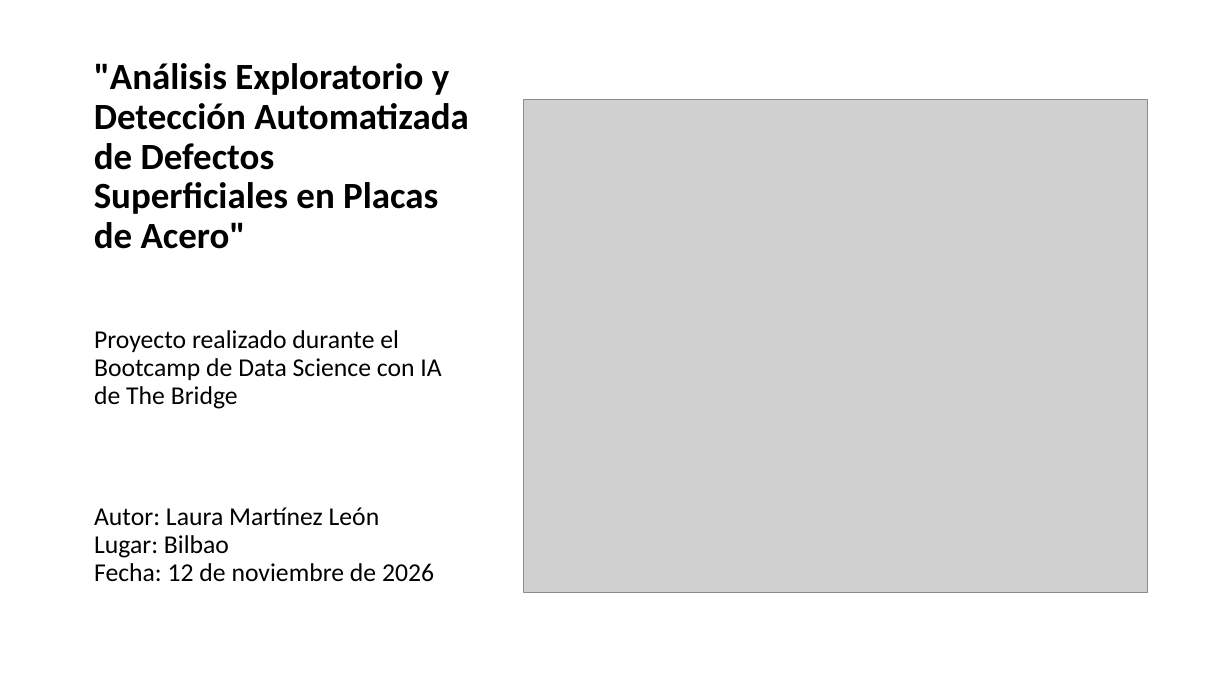
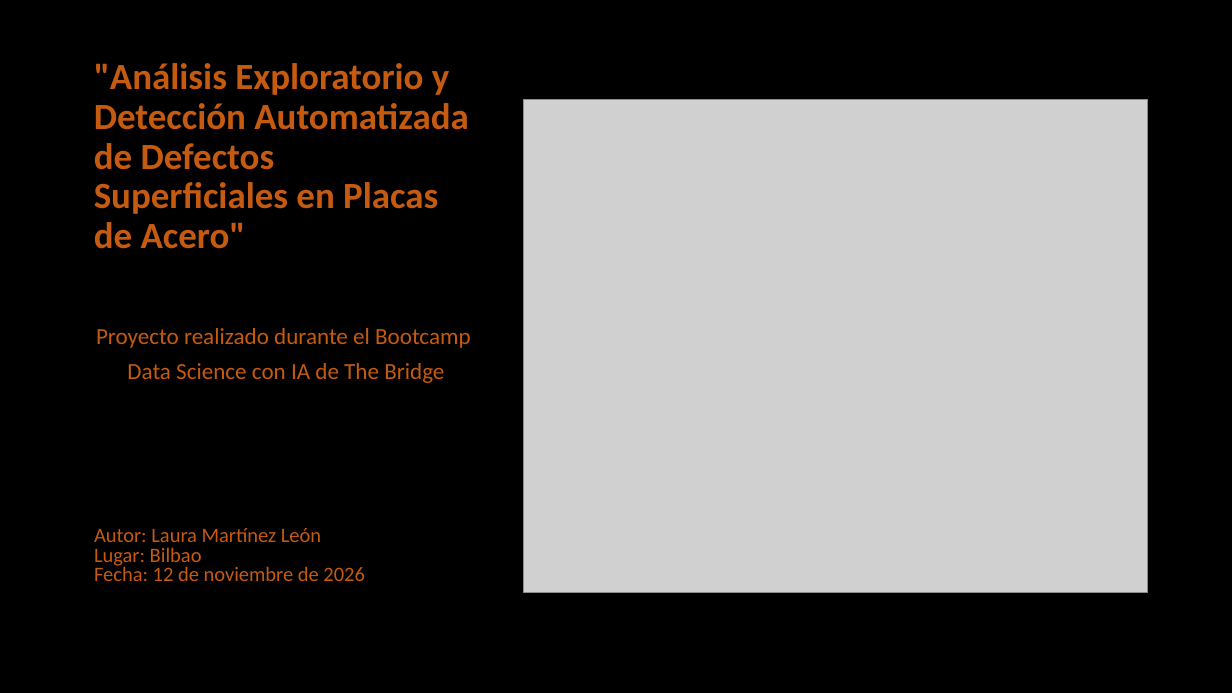
Before and after one commit to martinezleonlaura/2026-10-BILBAO-FT-Data-Science-LauraML, a slide deck: slide 2 of 2-Data_Analysis/EDA/Laura_Mtnez_EDA_Steel_Plates_Faults/Presentación.pptx. Drawn at 1232x693 pixels with LibreOffice and Linux fonts; fonts in the diff are those of the drawing; grey boxes stand for pictures. Boxes give left, top, right and bottom in pixels: in the first picture for what was removed or moved away, otherwise in the second. Text is boxed around its words. In the diff, an @@ line names an element or a change of style, - is before the commit and + after.

Commit message:
EDA

```diff
--- a/2-Data_Analysis/EDA/Laura_Mtnez_EDA_Steel_Plates_Faults/Presentación.pptx
+++ b/2-Data_Analysis/EDA/Laura_Mtnez_EDA_Steel_Plates_Faults/Presentación.pptx
@@ background #FFFFFF to #000000 @@
@@ title ""Análisis Exploratorio y Detección Automatizada ..." at (94,63,468,249): text colour #000000 to #C55A11 @@
@@ text at (96,328,471,383): text changed; size 20 to 18 pt; text colour #000000 to #C55A11 @@
-Proyecto realizado durante el Bootcamp de Data Science con IA de The Bridge
+Proyecto realizado durante el Bootcamp
+Data Science con IA de The Bridge
@@ text at (94,528,364,581): size 20 to 16 pt, text colour #000000 to #C55A11 in "Autor: Laura Martínez León Lugar: Bilbao Fecha: ..."; line spacing 0.9 to 0.8 @@
```
Also in this commit, not shown: 15 other slides changed, 1 slide added.
